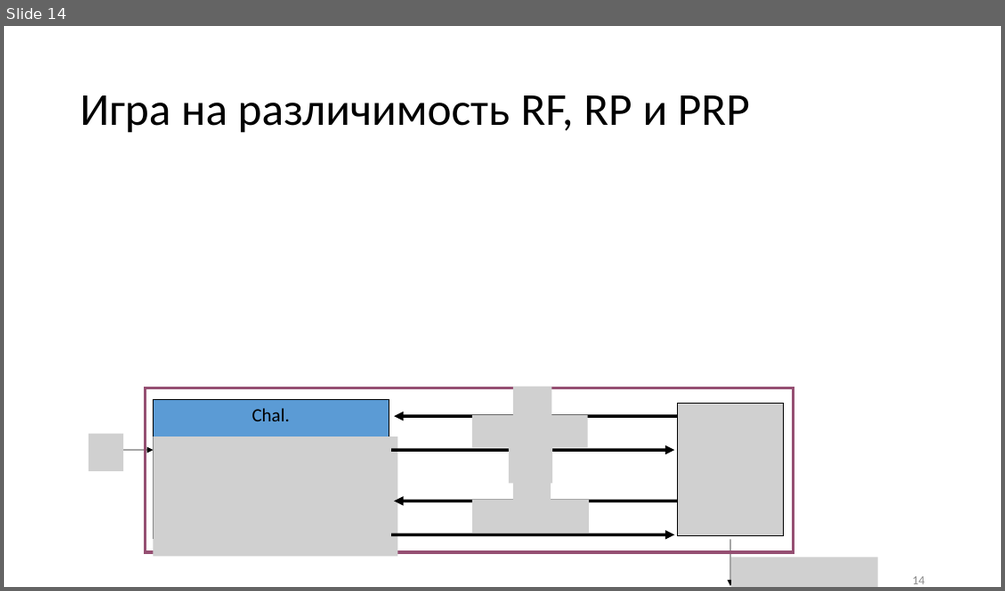
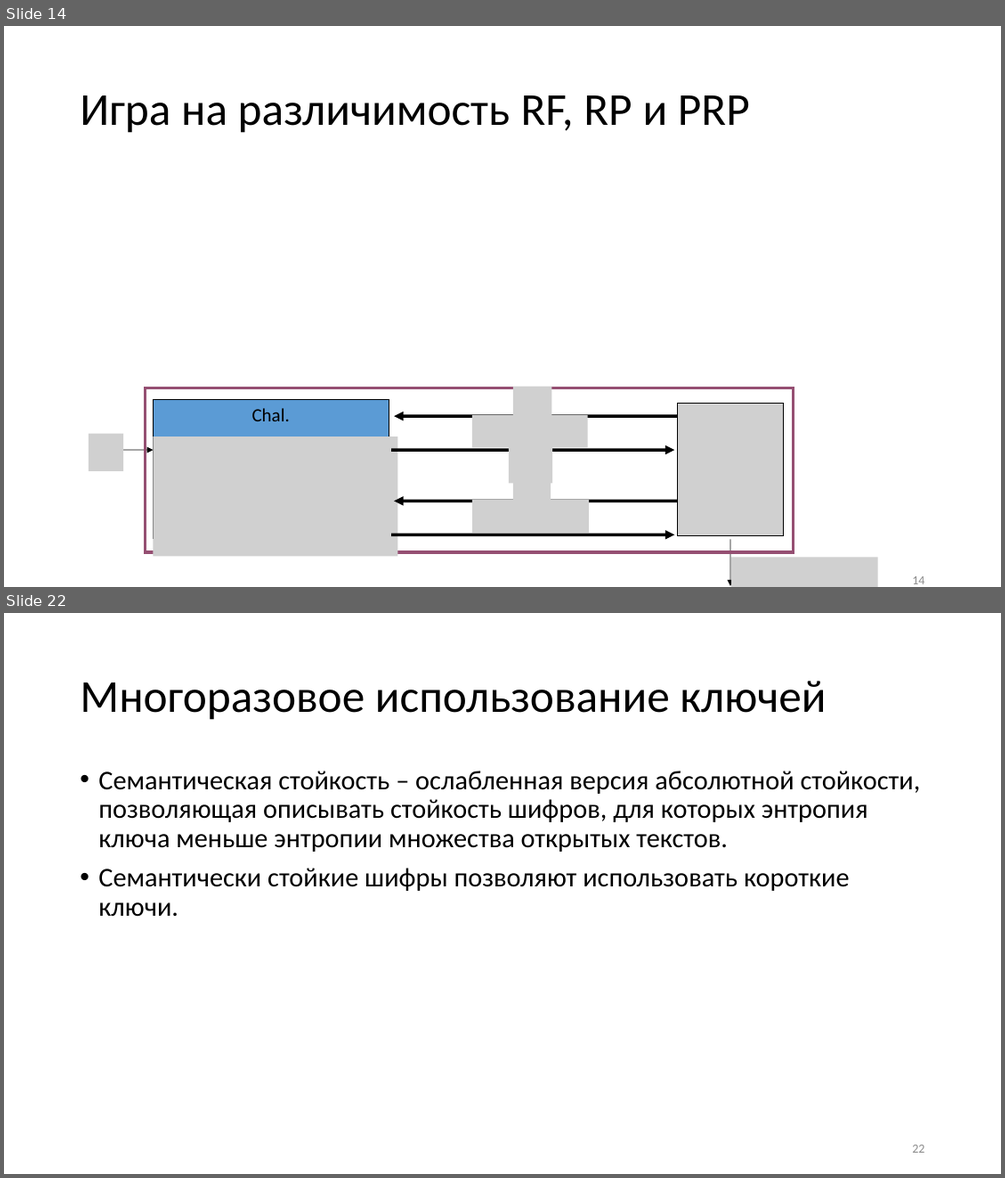
Before and after one commit to CryptoCourse/CryptoLectures, a slide deck: Lectures/Lecture6.pptx. Shown one above the other, each under a label of ours: slide 14 before the commit, slides 14 and 22 after it; the slides between them are not shown. The pictures are 1005x591 and 1005x1178 pixels, drawn with LibreOffice and Linux fonts; fonts in the diff are those of the drawing; grey boxes stand for pictures. Boxes give left, top, right and bottom in pixels: in the first picture for what was removed or moved away, otherwise in the second. Text is boxed around its words. In the diff, an @@ line names an element or a change of style, - is before the commit and + after.

```diff
--- a/Lectures/Lecture6.pptx
+++ b/Lectures/Lecture6.pptx
@@ slide 22 added at [4,613,1001,1174], background #FFFFFF @@
@@ title added at [80,681,825,720], 44 pt, text #000000 @@
+Многоразовое использование ключей
@@ text added at [98,771,921,916], 26 pt, text #000000 @@
+• Семантическая стойкость – ослабленная версия абсолютной стойкости, позволяющая описывать стойкость шифров, для которых энтропия ключа меньше энтропии множества открытых текстов.
+• Семантически стойкие шифры позволяют использовать короткие ключи.
@@ page number added at [912,1144,924,1152], 12 pt, text #8C8C8C @@
+22
```
Also in this commit, not shown: 23 other slides added.
